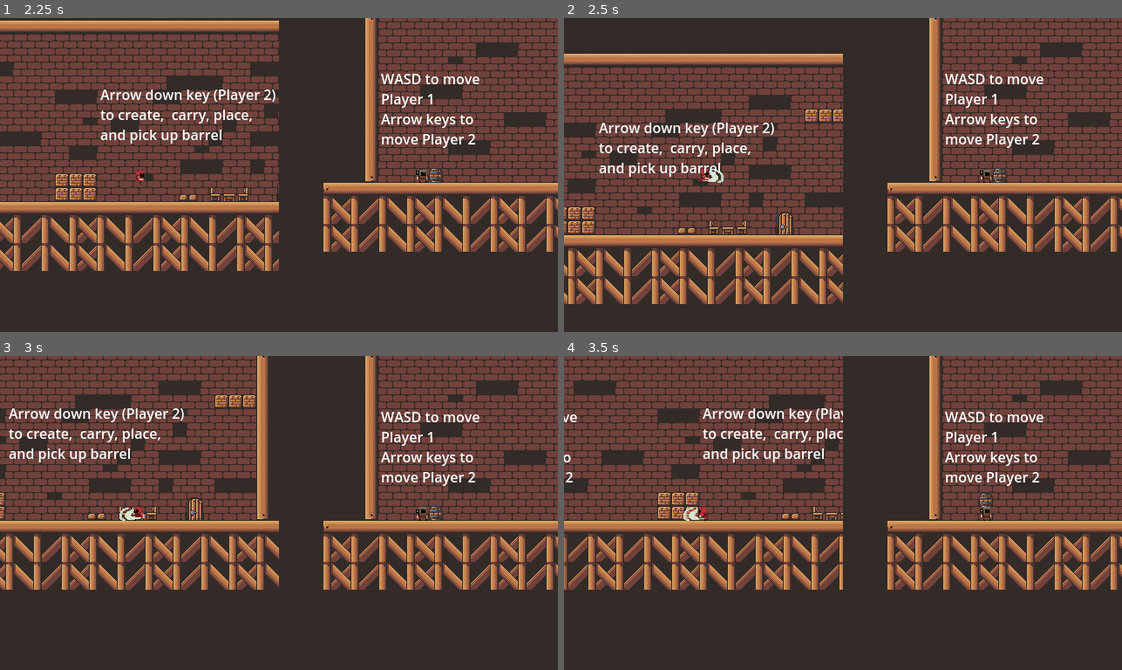
Above: before the commit, frames 1-4 (two rows, left to right).
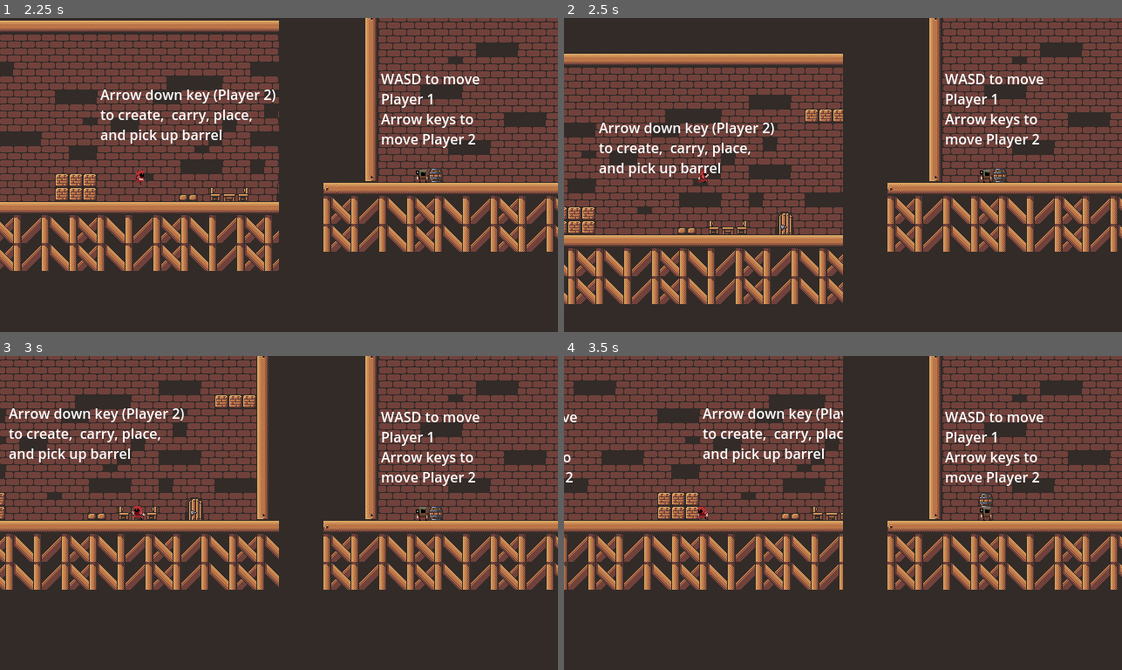
Above: after the commit, the same moments.

Repository: Darr3n2GG/Puzzle-Knights-2P-
Game: Godot game, scene res://Scenes/Main Menu/main_menu.tscn
Same seed, same stepped clock (60 frames per second), same inputs: the game is played once before the commit and once after it.
Inputs:
- Up to frame 1 (2.25 s): click "Start Game" at 0.5 s; tap Enter at 1.25 s; hold D (1Right) from 1.28 s (still down); tap Shift (1Attack) at 1.35 s; tap W (1Up) at 1.52 s; tap Down (2PlaceOrCarry) at 1.55, 2.1 s
- Up to frame 2 (2.5 s): keep holding D (1Right); tap W (1Up) at 2.27 s; tap Shift (1Attack) at 2.3 s
- Up to frame 3 (3 s): release D (1Right) at 2.78 s; hold A (1Left) from 2.78 s (still down); tap Shift (1Attack) at 2.85 s
- Up to frame 4 (3.5 s): keep holding A (1Left); tap Down (2PlaceOrCarry) at 3.05 s

Frame 1 is identical in both runs. In frame 2, 0.1% of the frame differs, in the area x 23-29%, y 47-53%; in frame 3, 0.1%; in frame 4, 0.1%, in the area x 21-26%, y 48-53%.
Error in both runs: Cannot call method 'get_child' on a null value. (res://Resources/Global.gd:15)

Commit message:
fixing issue where attack animation is not synced

Diff:
--- a/Characters/Players/Player 1/P1_Attack.gd
+++ b/Characters/Players/Player 1/P1_Attack.gd
@@ -7,17 +7,14 @@
 @export var knockback_strength_y : float = 200.0
 var has_knockbacked : bool = false
 
-signal attacked
-
 func _ready() -> void:
 	hurtbox.monitoring = false
-	connect("attacked",get_parent().on_attacked)
 
 func _physics_process(_delta) -> void:
 	if Input.is_action_just_pressed("1Attack") and attack_cooldown.is_stopped(): #haha bug fixed
 		hurtbox.monitoring = true
 		is_attacking.start()
-		emit_signal("attacked")
+
 
 func _on_is_attacking_timeout() -> void:
 	hurtbox.monitoring = false
--- a/Characters/Players/Player 1/player_1.tscn
+++ b/Characters/Players/Player 1/player_1.tscn
@@ -322,5 +322,11 @@
 wait_time = 0.05
 one_shot = true
 
+[node name="Label" type="Label" parent="P1_Attack"]
+offset_left = -20.0
+offset_top = -33.0
+offset_right = 20.0
+offset_bottom = -10.0
+
 [connection signal="area_entered" from="Hurtbox_Component" to="P1_Attack" method="_on_hurtbox_component_area_entered"]
 [connection signal="timeout" from="P1_Attack/IsAttacking" to="P1_Attack" method="_on_is_attacking_timeout"]
--- a/Characters/Players/Player.gd
+++ b/Characters/Players/Player.gd
@@ -102,7 +102,7 @@
 	push_collision()
 
 func update_animation():
-	if Input.is_action_just_pressed("1Attack") and controls.player_index == 0 and is_attacking or Input.is_action_just_pressed("2PlaceOrCarry") and controls.player_index == 1:
+	if Input.is_action_just_pressed("1Attack") and controls.player_index == 0 and $P1_Attack/IsAttacking.time_left == 0.1 or Input.is_action_just_pressed("2PlaceOrCarry") and controls.player_index == 1:
 		alt_animation = true
 	if alt_animation:
 		if controls.player_index == 0:
@@ -116,7 +116,7 @@
 				slash.play("slash")
 				if slash.frame == 3:
 					slash.visible = false
-					is_attacking = false
+					alt_animation = false
 					print("hi")
 		else:
 			alt_animation = false
@@ -147,9 +147,6 @@
 	visible = false
 	process_mode = Node.PROCESS_MODE_DISABLED
 
-func on_attacked() -> void:
-	is_attacking = true
-
 func die():
 	print(get_parent(), " killed")
 	global_position = spawn_point
